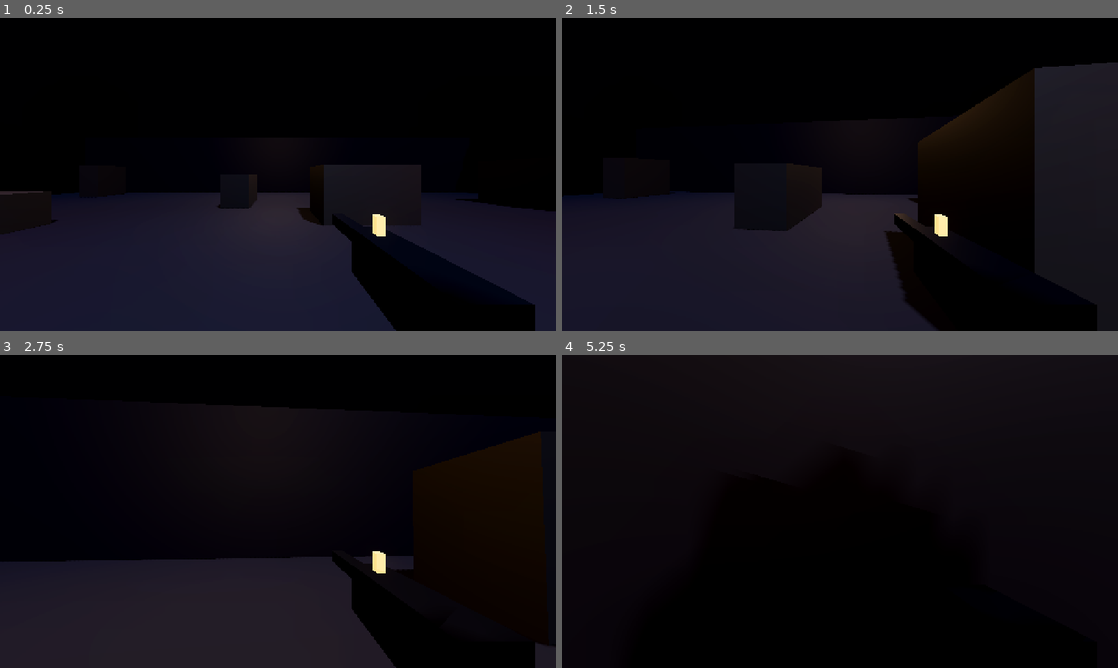
Above: before the commit, frames 1-4 (two rows, left to right).
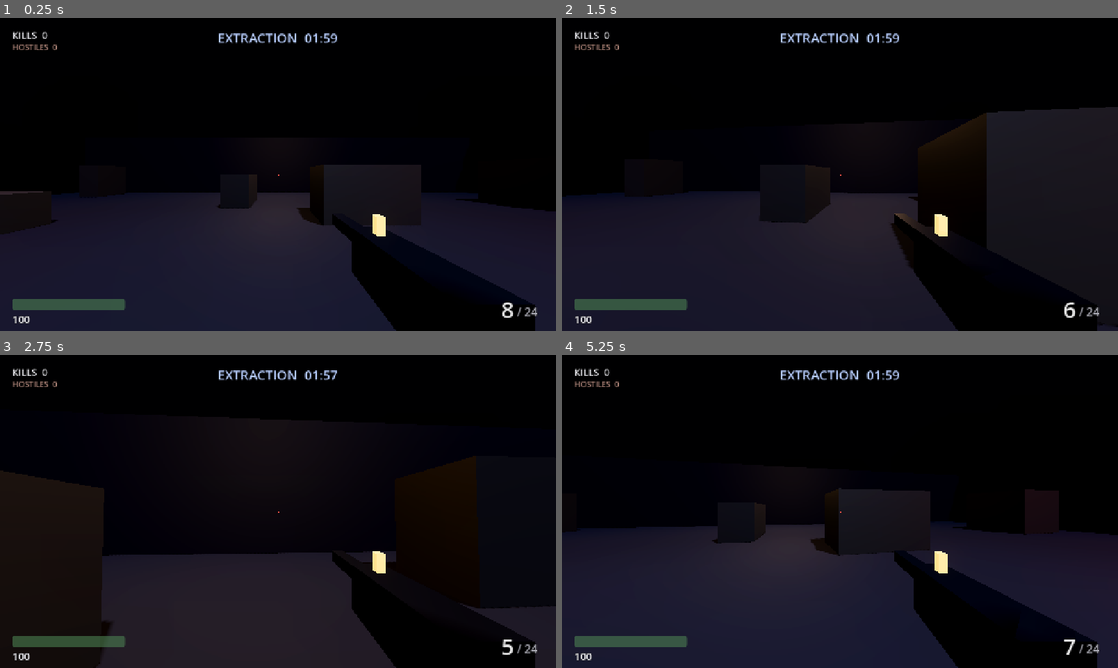
Above: after the commit, the same moments.

Repository: tahakeler/godotgame
Game: Godot game, scene res://src/core/game.tscn
Same seed, same stepped clock (60 frames per second), same inputs: the game is played once before the commit and once after it.
Inputs (mouse positions are in pixels of both pictures, inside the frame that each line leads up to):
- Up to frame 1 (0.25 s): no input
- Up to frame 2 (1.5 s): tap Enter (restart) at 0.5 s; move the mouse to (867, 174) at 0.52 s; hold W (move_forward) from 0.53 s (still down); click (867, 174) at 0.6 s; tap Space (jump) at 0.77 s; move the mouse to (812, 174) at 1.27 s; click (812, 174) at 1.35 s
- Up to frame 3 (2.75 s): keep holding W (move_forward); tap Space (jump) at 1.52 s; move the mouse to (289, 505) at 2.02 s; click (289, 505) at 2.1 s
- Up to frame 4 (5.25 s): keep holding W (move_forward); move the mouse to (834, 517) at 2.77 s; click (834, 517) at 2.85 s; tap Space (jump) at 3.02, 3.77, 4.52 s; move the mouse to (878, 514) at 3.52 s; click (878, 514) at 3.6 s; tap R (reload) at 4.15 s; move the mouse to (795, 508) at 4.27 s; click (795, 508) at 4.35 s; tap Enter (restart) at 4.9 s; move the mouse to (845, 511) at 5.02 s; click (845, 511) at 5.1 s

The runs differ from the first frame. In frame 1, 1.4% of the frame differs, in the area x 2-97%, y 4-98%; in frame 2, 9.7%; in frame 3, 11%; in frame 4, 37%, in the area x 0-100%, y 0-100%.

Commit message:
Add game loop, win/loss resolution, restart, and HUD
Extraction timer counts down to a win; player death loses. Kills subtract from
the clock and award reserve ammunition — both rewards come from the same action,
which is the loop's central tension.

Restart resets systems in place instead of reloading the scene, so there is no
transition hitch and no chance of a stale node surviving the reset. The game
loop test dirties every system first and asserts all of it is restored, because
leftover state would present as "the game gets harder every time you retry"
rather than as an obvious bug.

The HUD only listens to signals; no gameplay code references it. Dry-firing
distinguishes an empty magazine from a fully dry weapon, so the player is told
whether reloading would actually help.

Co-Authored-By: Claude Opus 5 <noreply@anthropic.com>

Diff:
--- a/src/core/game.gd
+++ b/src/core/game.gd
@@ -1,25 +1,121 @@
+class_name Game
 extends Node3D
 
-## Round root. Wires the arena, player, and spawner together. The extraction
-## timer, win/loss resolution, and restart land on the game-loop branch.
+## Round root and game loop. Owns the extraction timer, win/loss resolution,
+## and restart.
+##
+## The loop's central inversion: kills subtract from the extraction clock, so
+## killing is how you leave sooner. Combined with ammunition that only comes
+## from kills, neither hiding nor spraying is a viable strategy.
 
+signal round_started()
+signal round_won(kills: int, time_taken: float)
+signal round_lost(kills: int, time_survived: float)
+signal time_changed(remaining: float, total: float)
+signal kills_changed(kills: int)
+
+enum RoundState { PLAYING, WON, LOST }
+
+@export_group("Extraction")
+## Baseline round length before any kills are counted.
+@export var extraction_duration := 120.0
+## Seconds removed from the clock per kill.
+@export var seconds_per_kill := 2.0
+
+@export_group("Rewards")
 @export var ammo_per_kill := 3
+
+var state: RoundState = RoundState.PLAYING
+var time_remaining := 0.0
+var kills := 0
 
 @onready var arena: Arena = $Arena
 @onready var player: Player = $Player
 @onready var spawner: ZombieSpawner = $ZombieSpawner
 @onready var weapon: Weapon = $Player/Head/Camera/Weapon
-
-var kills := 0
+@onready var hud: HUD = $HUD
 
 
 func _ready() -> void:
 	spawner.zombie_died.connect(_on_zombie_died)
+	player.died.connect(_on_player_died)
+
+	hud.bind(self, player, weapon, spawner)
+	start_round()
+
+
+func _process(delta: float) -> void:
+	if Input.is_action_just_pressed("restart"):
+		start_round()
+		return
+
+	if state != RoundState.PLAYING:
+		return
+
+	time_remaining = maxf(0.0, time_remaining - delta)
+	time_changed.emit(time_remaining, extraction_duration)
+
+	if time_remaining <= 0.0:
+		_end_round(RoundState.WON)
+
+
+## Restore every system to its opening state and begin a fresh round. This is
+## the restart control — nothing is reloaded, so there is no scene transition
+## and no chance of a stale node surviving into the new round.
+func start_round() -> void:
+	state = RoundState.PLAYING
+	kills = 0
+	time_remaining = extraction_duration
+
+	player.reset_to_spawn()
+	player.set_look_enabled(true)
+	weapon.reset_state()
+	weapon.set_input_enabled(true)
+
+	spawner.reset()
 	spawner.begin(arena, player)
 
+	kills_changed.emit(kills)
+	time_changed.emit(time_remaining, extraction_duration)
+	round_started.emit()
 
-## Kills are the only source of ammunition — the concept's central tension is
-## that you cannot restock without spending what you have.
+
+func is_round_over() -> bool:
+	return state != RoundState.PLAYING
+
+
 func _on_zombie_died(_death_position: Vector3) -> void:
+	if state != RoundState.PLAYING:
+		return
+
 	kills += 1
+	kills_changed.emit(kills)
+
+	# Kills are the only source of ammunition, and the only way to shorten the
+	# round. Both rewards come from the same action by design.
 	weapon.add_reserve_ammo(ammo_per_kill)
+	time_remaining = maxf(0.0, time_remaining - seconds_per_kill)
+	time_changed.emit(time_remaining, extraction_duration)
+
+	if time_remaining <= 0.0:
+		_end_round(RoundState.WON)
+
+
+func _on_player_died() -> void:
+	if state == RoundState.PLAYING:
+		_end_round(RoundState.LOST)
+
+
+func _end_round(result: RoundState) -> void:
+	state = result
+
+	spawner.stop()
+	weapon.set_input_enabled(false)
+	player.set_look_enabled(false)
+
+	var elapsed := extraction_duration - time_remaining
+
+	if result == RoundState.WON:
+		round_won.emit(kills, elapsed)
+	else:
+		round_lost.emit(kills, elapsed)
--- a/src/core/game.tscn
+++ b/src/core/game.tscn
@@ -1,10 +1,11 @@
-[gd_scene load_steps=6 format=3]
+[gd_scene load_steps=7 format=3]
 
 [ext_resource type="Script" path="res://src/core/game.gd" id="1_game"]
 [ext_resource type="PackedScene" path="res://src/arena/arena.tscn" id="2_arena"]
 [ext_resource type="PackedScene" path="res://src/gameplay/player/player.tscn" id="3_player"]
 [ext_resource type="Script" path="res://src/gameplay/zombie/zombie_spawner.gd" id="4_spawner"]
 [ext_resource type="PackedScene" path="res://src/gameplay/zombie/zombie.tscn" id="5_zombie"]
+[ext_resource type="PackedScene" path="res://src/ui/hud.tscn" id="6_hud"]
 
 [node name="Game" type="Node3D"]
 script = ExtResource("1_game")
@@ -17,3 +18,5 @@
 [node name="ZombieSpawner" type="Node3D" parent="."]
 script = ExtResource("4_spawner")
 zombie_scene = ExtResource("5_zombie")
+
+[node name="HUD" parent="." instance=ExtResource("6_hud")]
--- /dev/null
+++ b/src/ui/hud.gd
@@ -0,0 +1,235 @@
+class_name HUD
+extends CanvasLayer
+
+## Round interface: extraction clock, health, ammunition, kills, and the
+## end-of-round overlay.
+##
+## The HUD only listens. Gameplay code never reaches into it — every value
+## arrives through a signal, so the systems below can be tested without a
+## viewport.
+
+const LOW_HEALTH_FRACTION := 0.35
+const LOW_AMMO_ROUNDS := 2
+
+@export var damage_marker_lifetime := 1.1
+
+var _game: Game
+var _player: Player
+var _weapon: Weapon
+
+@onready var _extraction_label: Label = %ExtractionLabel
+@onready var _kills_label: Label = %KillsLabel
+@onready var _zombies_label: Label = %ZombiesLabel
+@onready var _health_bar: ProgressBar = %HealthBar
+@onready var _health_label: Label = %HealthLabel
+@onready var _magazine_label: Label = %MagazineLabel
+@onready var _reserve_label: Label = %ReserveLabel
+@onready var _weapon_status_label: Label = %WeaponStatusLabel
+@onready var _damage_indicator: Control = %DamageIndicator
+@onready var _damage_flash: ColorRect = %DamageFlash
+@onready var _overlay: Control = %Overlay
+@onready var _overlay_title: Label = %OverlayTitle
+@onready var _overlay_detail: Label = %OverlayDetail
+
+var _damage_markers: Array[Dictionary] = []
+var _flash_remaining := 0.0
+
+
+func _ready() -> void:
+	_overlay.visible = false
+	_damage_flash.color.a = 0.0
+	_damage_indicator.draw.connect(_draw_damage_markers)
+
+
+func _process(delta: float) -> void:
+	_tick_damage_markers(delta)
+	_tick_flash(delta)
+
+
+## Connect to a round. Called by Game once every system exists.
+func bind(game: Game, player: Player, weapon: Weapon, spawner: ZombieSpawner) -> void:
+	_game = game
+	_player = player
+	_weapon = weapon
+
+	game.time_changed.connect(_on_time_changed)
+	game.kills_changed.connect(_on_kills_changed)
+	game.round_won.connect(_on_round_won)
+	game.round_lost.connect(_on_round_lost)
+	game.round_started.connect(_on_round_started)
+
+	player.health.changed.connect(_on_health_changed)
+	player.damage_taken.connect(_on_damage_taken)
+
+	weapon.ammo_changed.connect(_on_ammo_changed)
+	weapon.reload_started.connect(_on_reload_started)
+	weapon.reload_finished.connect(_on_weapon_status_cleared)
+	weapon.dry_fired.connect(_on_dry_fired)
+
+	spawner.population_changed.connect(_on_population_changed)
+
+	_on_health_changed(player.health.current_health, player.health.max_health)
+	_on_ammo_changed(weapon.magazine_ammo, weapon.reserve_ammo)
+
+
+func _on_round_started() -> void:
+	_overlay.visible = false
+	_damage_markers.clear()
+	_flash_remaining = 0.0
+	_damage_flash.color.a = 0.0
+	_weapon_status_label.text = ""
+	_damage_indicator.queue_redraw()
+
+
+func _on_time_changed(remaining: float, _total: float) -> void:
+	var minutes := int(remaining) / 60
+	var seconds := int(remaining) % 60
+	_extraction_label.text = "EXTRACTION  %02d:%02d" % [minutes, seconds]
+
+	# Turns amber inside the last 15 seconds so the win is visibly imminent.
+	_extraction_label.modulate = (
+		Color(1.0, 0.78, 0.3) if remaining <= 15.0 else Color(0.85, 0.9, 1.0)
+	)
+
+
+func _on_kills_changed(kills: int) -> void:
+	_kills_label.text = "KILLS  %d" % kills
+
+
+func _on_population_changed(alive: int) -> void:
+	_zombies_label.text = "HOSTILES  %d" % alive
+
+
+func _on_health_changed(current: float, maximum: float) -> void:
+	_health_bar.max_value = maximum
+	_health_bar.value = current
+	_health_label.text = "%d" % roundi(current)
+
+	var fraction := current / maxf(maximum, 1.0)
+	var bar_color := (
+		Color(0.85, 0.24, 0.2) if fraction <= LOW_HEALTH_FRACTION
+		else Color(0.42, 0.72, 0.45)
+	)
+	_health_bar.modulate = bar_color
+
+
+func _on_ammo_changed(magazine: int, reserve: int) -> void:
+	_magazine_label.text = str(magazine)
+	_reserve_label.text = "/ %d" % reserve
+
+	if magazine == 0:
+		_magazine_label.modulate = Color(0.9, 0.25, 0.2)
+	elif magazine <= LOW_AMMO_ROUNDS:
+		_magazine_label.modulate = Color(1.0, 0.72, 0.25)
+	else:
+		_magazine_label.modulate = Color(0.95, 0.95, 0.95)
+
+	# Clear a stale "MAGAZINE EMPTY" once rounds are actually available again.
+	if magazine > 0 and _weapon_status_label.text == "MAGAZINE EMPTY":
+		_weapon_status_label.text = ""
+
+
+func _on_reload_started(_duration: float) -> void:
+	_weapon_status_label.text = "RELOADING"
+	_weapon_status_label.modulate = Color(1.0, 0.82, 0.35)
+
+
+func _on_weapon_status_cleared() -> void:
+	_weapon_status_label.text = ""
+
+
+func _on_dry_fired() -> void:
+	if _weapon == null:
+		return
+
+	# Tell the player *why* nothing happened — and whether reloading would help.
+	if _weapon.is_fully_dry():
+		_weapon_status_label.text = "NO AMMUNITION"
+	else:
+		_weapon_status_label.text = "MAGAZINE EMPTY"
+	_weapon_status_label.modulate = Color(0.92, 0.28, 0.22)
+
+
+func _on_damage_taken(_amount: float, direction_angle: float) -> void:
+	_damage_markers.append({
+		"angle": direction_angle,
+		"remaining": damage_marker_lifetime,
+	})
+	_flash_remaining = 0.35
+	_damage_indicator.queue_redraw()
+
+
+func _on_round_won(kills: int, time_taken: float) -> void:
+	_show_overlay(
+		"EXTRACTED",
+		Color(0.45, 0.85, 0.5),
+		"%d kills  ·  extracted in %s\n\nPress ENTER to play again" % [
+			kills, _format_duration(time_taken)
+		]
+	)
+
+
+func _on_round_lost(kills: int, time_survived: float) -> void:
+	_show_overlay(
+		"YOU DIED",
+		Color(0.88, 0.26, 0.22),
+		"%d kills  ·  survived %s\n\nPress ENTER to try again" % [
+			kills, _format_duration(time_survived)
+		]
+	)
+
+
+func _show_overlay(title: String, color: Color, detail: String) -> void:
+	_overlay_title.text = title
+	_overlay_title.modulate = color
+	_overlay_detail.text = detail
+	_overlay.visible = true
+
+
+func _tick_damage_markers(delta: float) -> void:
+	if _damage_markers.is_empty():
+		return
+
+	for marker in _damage_markers:
+		marker.remaining -= delta
+
+	_damage_markers = _damage_markers.filter(
+		func(marker: Dictionary) -> bool: return marker.remaining > 0.0
+	)
+	_damage_indicator.queue_redraw()
+
+
+func _tick_flash(delta: float) -> void:
+	if _flash_remaining <= 0.0:
+		return
+
+	_flash_remaining = maxf(0.0, _flash_remaining - delta)
+	_damage_flash.color.a = (_flash_remaining / 0.35) * 0.32
+
+
+## Arc markers around the crosshair pointing at whatever just hit the player.
+## This is the concept's mitigation for first-person flanking being invisible.
+func _draw_damage_markers() -> void:
+	var center := _damage_indicator.size * 0.5
+	var radius := 110.0
+
+	for marker in _damage_markers:
+		var alpha: float = clampf(marker.remaining / damage_marker_lifetime, 0.0, 1.0)
+		var color := Color(0.95, 0.2, 0.15, alpha)
+
+		# Screen space puts 0 radians up, so rotate the bearing a quarter turn.
+		var facing: float = marker.angle - PI * 0.5
+		var points := PackedVector2Array()
+		var segments := 12
+		var spread := deg_to_rad(34.0)
+
+		for i in segments + 1:
+			var t := float(i) / float(segments)
+			var angle: float = facing - spread * 0.5 + spread * t
+			points.append(center + Vector2(cos(angle), sin(angle)) * radius)
+
+		_damage_indicator.draw_polyline(points, color, 5.0, true)
+
+
+func _format_duration(seconds: float) -> String:
+	return "%02d:%02d" % [int(seconds) / 60, int(seconds) % 60]
--- /dev/null
+++ b/src/ui/hud.tscn
@@ -0,0 +1,244 @@
+[gd_scene load_steps=2 format=3]
+
+[ext_resource type="Script" path="res://src/ui/hud.gd" id="1_hud"]
+
+[node name="HUD" type="CanvasLayer"]
+script = ExtResource("1_hud")
+
+[node name="DamageFlash" type="ColorRect" parent="."]
+unique_name_in_owner = true
+anchors_preset = 15
+anchor_right = 1.0
+anchor_bottom = 1.0
+mouse_filter = 2
+color = Color(0.7, 0.05, 0.03, 0)
+
+[node name="DamageIndicator" type="Control" parent="."]
+unique_name_in_owner = true
+anchors_preset = 15
+anchor_right = 1.0
+anchor_bottom = 1.0
+mouse_filter = 2
+
+[node name="Crosshair" type="Control" parent="."]
+anchors_preset = 8
+anchor_left = 0.5
+anchor_top = 0.5
+anchor_right = 0.5
+anchor_bottom = 0.5
+mouse_filter = 2
+
+[node name="Up" type="ColorRect" parent="Crosshair"]
+offset_left = -1.0
+offset_top = -13.0
+offset_right = 1.0
+offset_bottom = -5.0
+color = Color(0.95, 0.95, 0.95, 0.85)
+
+[node name="Down" type="ColorRect" parent="Crosshair"]
+offset_left = -1.0
+offset_top = 5.0
+offset_right = 1.0
+offset_bottom = 13.0
+color = Color(0.95, 0.95, 0.95, 0.85)
+
+[node name="Left" type="ColorRect" parent="Crosshair"]
+offset_left = -13.0
+offset_top = -1.0
+offset_right = -5.0
+offset_bottom = 1.0
+color = Color(0.95, 0.95, 0.95, 0.85)
+
+[node name="Right" type="ColorRect" parent="Crosshair"]
+offset_left = 5.0
+offset_top = -1.0
+offset_right = 13.0
+offset_bottom = 1.0
+color = Color(0.95, 0.95, 0.95, 0.85)
+
+[node name="Dot" type="ColorRect" parent="Crosshair"]
+offset_left = -1.5
+offset_top = -1.5
+offset_right = 1.5
+offset_bottom = 1.5
+color = Color(1, 0.35, 0.3, 0.9)
+
+[node name="ExtractionLabel" type="Label" parent="."]
+unique_name_in_owner = true
+anchors_preset = 5
+anchor_left = 0.5
+anchor_right = 0.5
+offset_left = -200.0
+offset_top = 24.0
+offset_right = 200.0
+offset_bottom = 60.0
+mouse_filter = 2
+theme_override_colors/font_color = Color(0.85, 0.9, 1, 1)
+theme_override_colors/font_outline_color = Color(0, 0, 0, 0.8)
+theme_override_constants/outline_size = 6
+theme_override_font_sizes/font_size = 30
+text = "EXTRACTION  02:00"
+horizontal_alignment = 1
+
+[node name="KillsLabel" type="Label" parent="."]
+unique_name_in_owner = true
+offset_left = 28.0
+offset_top = 24.0
+offset_right = 300.0
+offset_bottom = 52.0
+mouse_filter = 2
+theme_override_colors/font_color = Color(0.9, 0.9, 0.92, 1)
+theme_override_colors/font_outline_color = Color(0, 0, 0, 0.8)
+theme_override_constants/outline_size = 5
+theme_override_font_sizes/font_size = 22
+text = "KILLS  0"
+
+[node name="ZombiesLabel" type="Label" parent="."]
+unique_name_in_owner = true
+offset_left = 28.0
+offset_top = 54.0
+offset_right = 300.0
+offset_bottom = 78.0
+mouse_filter = 2
+theme_override_colors/font_color = Color(0.72, 0.55, 0.5, 1)
+theme_override_colors/font_outline_color = Color(0, 0, 0, 0.8)
+theme_override_constants/outline_size = 5
+theme_override_font_sizes/font_size = 18
+text = "HOSTILES  0"
+
+[node name="HealthBar" type="ProgressBar" parent="."]
+unique_name_in_owner = true
+anchors_preset = 2
+anchor_top = 1.0
+anchor_bottom = 1.0
+offset_left = 28.0
+offset_top = -74.0
+offset_right = 288.0
+offset_bottom = -48.0
+mouse_filter = 2
+max_value = 100.0
+value = 100.0
+show_percentage = false
+
+[node name="HealthLabel" type="Label" parent="."]
+unique_name_in_owner = true
+anchors_preset = 2
+anchor_top = 1.0
+anchor_bottom = 1.0
+offset_left = 28.0
+offset_top = -44.0
+offset_right = 288.0
+offset_bottom = -14.0
+mouse_filter = 2
+theme_override_colors/font_color = Color(0.92, 0.92, 0.94, 1)
+theme_override_colors/font_outline_color = Color(0, 0, 0, 0.8)
+theme_override_constants/outline_size = 5
+theme_override_font_sizes/font_size = 24
+text = "100"
+
+[node name="MagazineLabel" type="Label" parent="."]
+unique_name_in_owner = true
+anchors_preset = 3
+anchor_left = 1.0
+anchor_top = 1.0
+anchor_right = 1.0
+anchor_bottom = 1.0
+offset_left = -210.0
+offset_top = -86.0
+offset_right = -96.0
+offset_bottom = -26.0
+mouse_filter = 2
+theme_override_colors/font_color = Color(0.95, 0.95, 0.95, 1)
+theme_override_colors/font_outline_color = Color(0, 0, 0, 0.85)
+theme_override_constants/outline_size = 7
+theme_override_font_sizes/font_size = 52
+text = "8"
+horizontal_alignment = 2
+
+[node name="ReserveLabel" type="Label" parent="."]
+unique_name_in_owner = true
+anchors_preset = 3
+anchor_left = 1.0
+anchor_top = 1.0
+anchor_right = 1.0
+anchor_bottom = 1.0
+offset_left = -90.0
+offset_top = -62.0
+offset_right = -28.0
+offset_bottom = -30.0
+mouse_filter = 2
+theme_override_colors/font_color = Color(0.68, 0.68, 0.72, 1)
+theme_override_colors/font_outline_color = Color(0, 0, 0, 0.8)
+theme_override_constants/outline_size = 5
+theme_override_font_sizes/font_size = 26
+text = "/ 24"
+
+[node name="WeaponStatusLabel" type="Label" parent="."]
+unique_name_in_owner = true
+anchors_preset = 3
+anchor_left = 1.0
+anchor_top = 1.0
+anchor_right = 1.0
+anchor_bottom = 1.0
+offset_left = -310.0
+offset_top = -116.0
+offset_right = -28.0
+offset_bottom = -88.0
+mouse_filter = 2
+theme_override_colors/font_color = Color(1, 0.8, 0.35, 1)
+theme_override_colors/font_outline_color = Color(0, 0, 0, 0.8)
+theme_override_constants/outline_size = 5
+theme_override_font_sizes/font_size = 22
+text = ""
+horizontal_alignment = 2
+
+[node name="Overlay" type="Control" parent="."]
+unique_name_in_owner = true
+anchors_preset = 15
+anchor_right = 1.0
+anchor_bottom = 1.0
+mouse_filter = 2
+
+[node name="Backdrop" type="ColorRect" parent="Overlay"]
+anchors_preset = 15
+anchor_right = 1.0
+anchor_bottom = 1.0
+mouse_filter = 2
+color = Color(0.02, 0.02, 0.04, 0.72)
+
+[node name="OverlayTitle" type="Label" parent="Overlay"]
+unique_name_in_owner = true
+anchors_preset = 8
+anchor_left = 0.5
+anchor_top = 0.5
+anchor_right = 0.5
+anchor_bottom = 0.5
+offset_left = -400.0
+offset_top = -120.0
+offset_right = 400.0
+offset_bottom = -40.0
+mouse_filter = 2
+theme_override_colors/font_outline_color = Color(0, 0, 0, 0.9)
+theme_override_constants/outline_size = 8
+theme_override_font_sizes/font_size = 72
+text = "EXTRACTED"
+horizontal_alignment = 1
+
+[node name="OverlayDetail" type="Label" parent="Overlay"]
+unique_name_in_owner = true
+anchors_preset = 8
+anchor_left = 0.5
+anchor_top = 0.5
+anchor_right = 0.5
+anchor_bottom = 0.5
+offset_left = -400.0
+offset_top = -20.0
+offset_right = 400.0
+offset_bottom = 120.0
+mouse_filter = 2
+theme_override_colors/font_color = Color(0.85, 0.87, 0.92, 1)
+theme_override_colors/font_outline_color = Color(0, 0, 0, 0.8)
+theme_override_constants/outline_size = 5
+theme_override_font_sizes/font_size = 26
+text = ""
+horizontal_alignment = 1
--- /dev/null
+++ b/tests/manual/verify_game_loop.gd
@@ -0,0 +1,137 @@
+extends SceneTree
+
+## Verifies the round loop: kills shorten extraction, the clock reaching zero
+## wins, death loses, and restart restores every system to its opening state.
+##
+## Restart is the case worth guarding. It resets systems in place rather than
+## reloading the scene, so a value left behind — leftover zombies, a partially
+## spent magazine, a half-drained clock — would silently carry into the next
+## round and only show up as "the game gets harder every time you retry".
+
+const GAME_SCENE := "res://src/core/game.tscn"
+
+var _game: Game
+var _failures: Array[String] = []
+var _started := false
+
+
+func _initialize() -> void:
+	var scene: PackedScene = load(GAME_SCENE)
+	_game = scene.instantiate()
+	root.add_child(_game)
+
+
+func _process(_delta: float) -> bool:
+	# @onready vars are not assigned until _ready() runs on the first frame.
+	if not _started:
+		_started = true
+		return false
+
+	_test_kill_shortens_extraction()
+	_test_player_death_loses_round()
+	_test_restart_restores_opening_state()
+	_test_clock_reaching_zero_wins()
+
+	_report()
+	return true
+
+
+func _test_kill_shortens_extraction() -> void:
+	_game.start_round()
+
+	var time_before: float = _game.time_remaining
+	var reserve_before: int = _game.weapon.reserve_ammo
+
+	_game._on_zombie_died(Vector3.ZERO)
+
+	var expected_time := time_before - _game.seconds_per_kill
+	var expected_reserve := mini(
+		reserve_before + _game.ammo_per_kill, _game.weapon.max_reserve
+	)
+
+	if not is_equal_approx(_game.time_remaining, expected_time):
+		_failures.append("kill did not shorten extraction: expected %.1f, got %.1f" % [
+			expected_time, _game.time_remaining
+		])
+	elif _game.kills != 1:
+		_failures.append("kill count expected 1, got %d" % _game.kills)
+	elif _game.weapon.reserve_ammo != expected_reserve:
+		_failures.append("kill ammo reward expected %d, got %d" % [
+			expected_reserve, _game.weapon.reserve_ammo
+		])
+	else:
+		print("PASS: kill removed %.1fs from the clock and awarded %d ammo" % [
+			_game.seconds_per_kill, _game.ammo_per_kill
+		])
+
+
+func _test_player_death_loses_round() -> void:
+	_game.start_round()
+	_game.player.health.invulnerability_duration = 0.0
+
+	_game.player.take_damage(_game.player.health.max_health + 10.0, Vector3.ZERO)
+
+	if _game.state != _game.RoundState.LOST:
+		_failures.append("player death did not set state LOST (got %d)" % _game.state)
+	elif not _game.is_round_over():
+		_failures.append("is_round_over() false after death")
+	else:
+		print("PASS: player death ended the round as a loss")
+
+
+func _test_restart_restores_opening_state() -> void:
+	# Arrange — dirty every system the restart is supposed to clean up.
+	_game.start_round()
+	_game.weapon.magazine_ammo = 1
+	_game.weapon.reserve_ammo = 0
+	_game.time_remaining = 12.0
+	_game.kills = 7
+	_game.player.health.current_health = 3.0
+	_game.player.global_position = Vector3(9, 1, -9)
+
+	# Act
+	_game.start_round()
+
+	# Assert
+	var problems: Array[String] = []
+	if _game.state != _game.RoundState.PLAYING:
+		problems.append("state not PLAYING")
+	if _game.kills != 0:
+		problems.append("kills=%d" % _game.kills)
+	if not is_equal_approx(_game.time_remaining, _game.extraction_duration):
+		problems.append("time=%.1f" % _game.time_remaining)
+	if _game.weapon.magazine_ammo != _game.weapon.magazine_size:
+		problems.append("magazine=%d" % _game.weapon.magazine_ammo)
+	if _game.weapon.reserve_ammo != _game.weapon.starting_reserve:
+		problems.append("reserve=%d" % _game.weapon.reserve_ammo)
+	if not is_equal_approx(_game.player.health.current_health, _game.player.health.max_health):
+		problems.append("health=%.1f" % _game.player.health.current_health)
+	if _game.spawner.get_alive_count() != 0:
+		problems.append("zombies=%d" % _game.spawner.get_alive_count())
+
+	if problems.is_empty():
+		print("PASS: restart restored player, weapon, clock, kills, and zombies")
+	else:
+		_failures.append("restart left stale state: %s" % ", ".join(problems))
+
+
+func _test_clock_reaching_zero_wins() -> void:
+	_game.start_round()
+	_game.time_remaining = 0.05
+
+	_game._process(0.2)
+
+	if _game.state != _game.RoundState.WON:
+		_failures.append("clock reaching zero did not win (state %d)" % _game.state)
+	else:
+		print("PASS: extraction clock reaching zero won the round")
+
+
+func _report() -> void:
+	if _failures.is_empty():
+		quit(0)
+		return
+
+	for failure in _failures:
+		printerr("FAIL: %s" % failure)
+	quit(1)
--- a/tests/manual/verify_zombies.gd
+++ b/tests/manual/verify_zombies.gd
@@ -12,7 +12,7 @@
 const MOVE_WAIT := 2.4
 const MOVEMENT_THRESHOLD := 1.0
 
-var _game: Node3D
+var _game: Game
 var _elapsed := 0.0
 var _spawn_positions: Dictionary = {}
 var _failures: Array[String] = []
Not shown, added: src/ui/hud.gd.uid
Not shown, added: tests/manual/verify_game_loop.gd.uid
Not shown, changed: tools/check.sh
